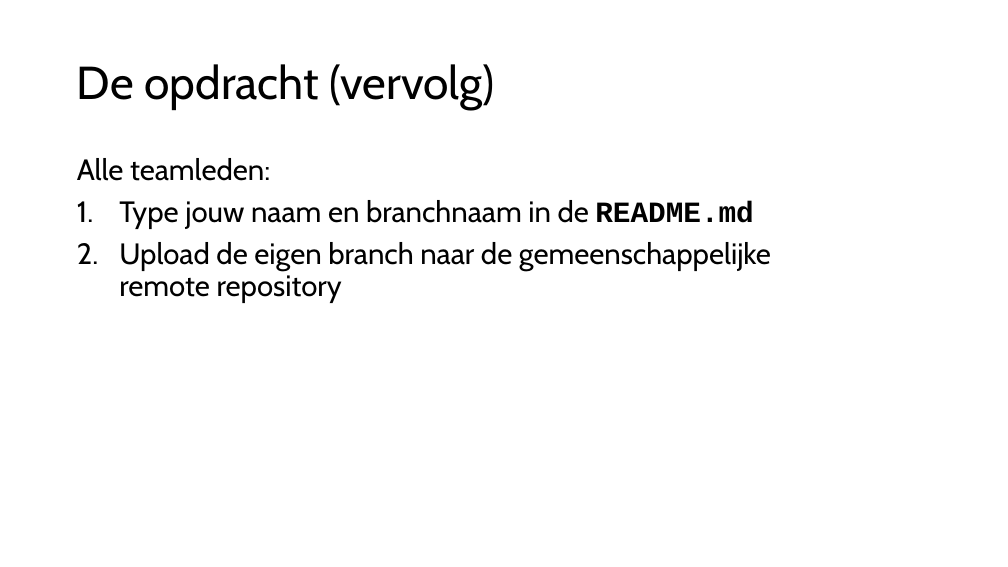
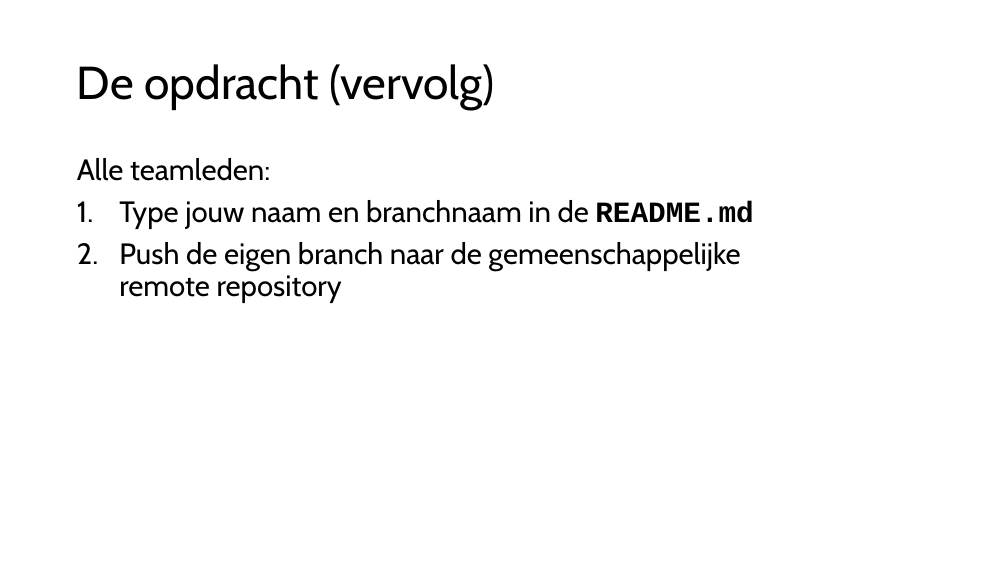
Before and after one commit to djsjollema/lessen-gamedevelopment, a slide deck: slide 9 of M2/Skill/2-Merge/2-merge.pptx (slide 8 before the commit). Drawn at 1008x567 pixels with LibreOffice and Linux fonts; fonts in the diff are those of the drawing. Boxes give left, top, right and bottom in pixels: in the first picture for what was removed or moved away, otherwise in the second. Text is boxed around its words. In the diff, an @@ line names an element or a change of style, - is before the commit and + after.

```diff
--- a/M2/Skill/2-Merge/2-merge.pptx
+++ b/M2/Skill/2-Merge/2-merge.pptx
@@ text at [119, 242, 740, 303]: text changed @@
-2. Upload de eigen branch naar de gemeenschappelijke remote repository
+2. Push de eigen branch naar de gemeenschappelijke remote repository
```
Also in this commit, not shown: 9 other slides changed, 1 slide added.
